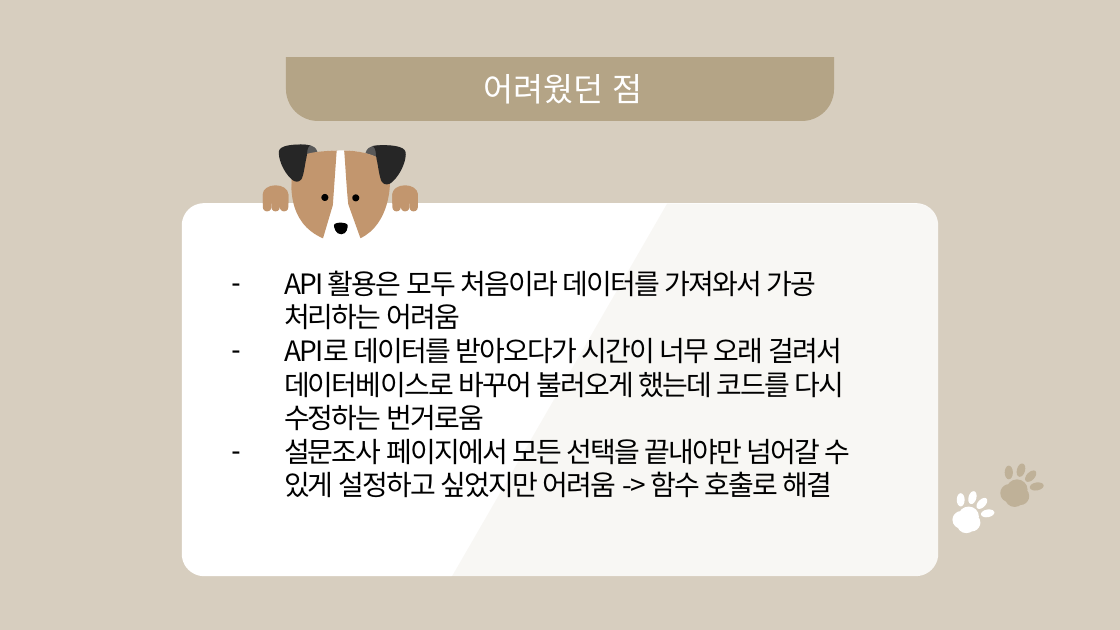
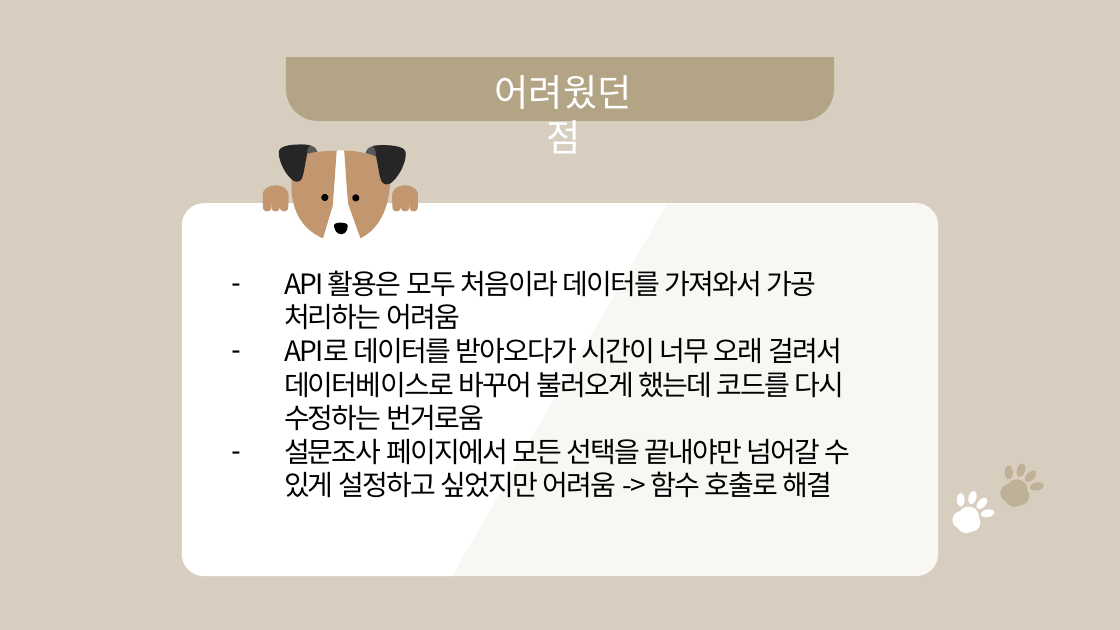
Before and after one commit to MoonYeeun/adopt_dog, a slide deck: slide 15 of adopt_dog .pptx. Drawn at 1120x630 pixels with LibreOffice and Linux fonts; fonts in the diff are those of the drawing. Boxes give left, top, right and bottom in pixels: in the first picture for what was removed or moved away, otherwise in the second. Text is boxed around its words. In the diff, an @@ line names an element or a change of style, - is before the commit and + after.

```diff
--- a/adopt_dog .pptx
+++ b/adopt_dog .pptx
@@ text "어려웠던 점" at (494,75,631,153): size 28 to 32 pt @@
```
Also in this commit, not shown: 15 other slides changed.
